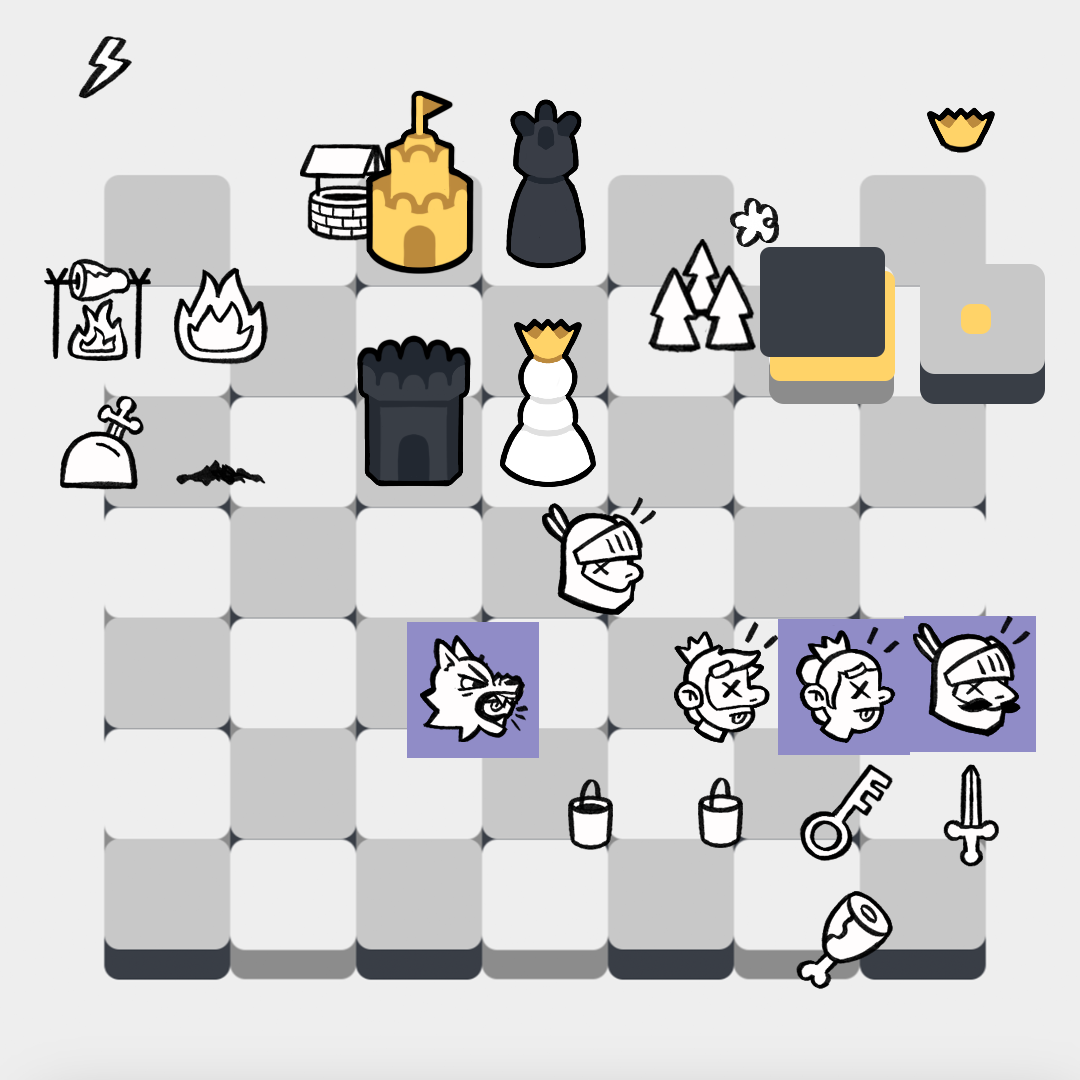
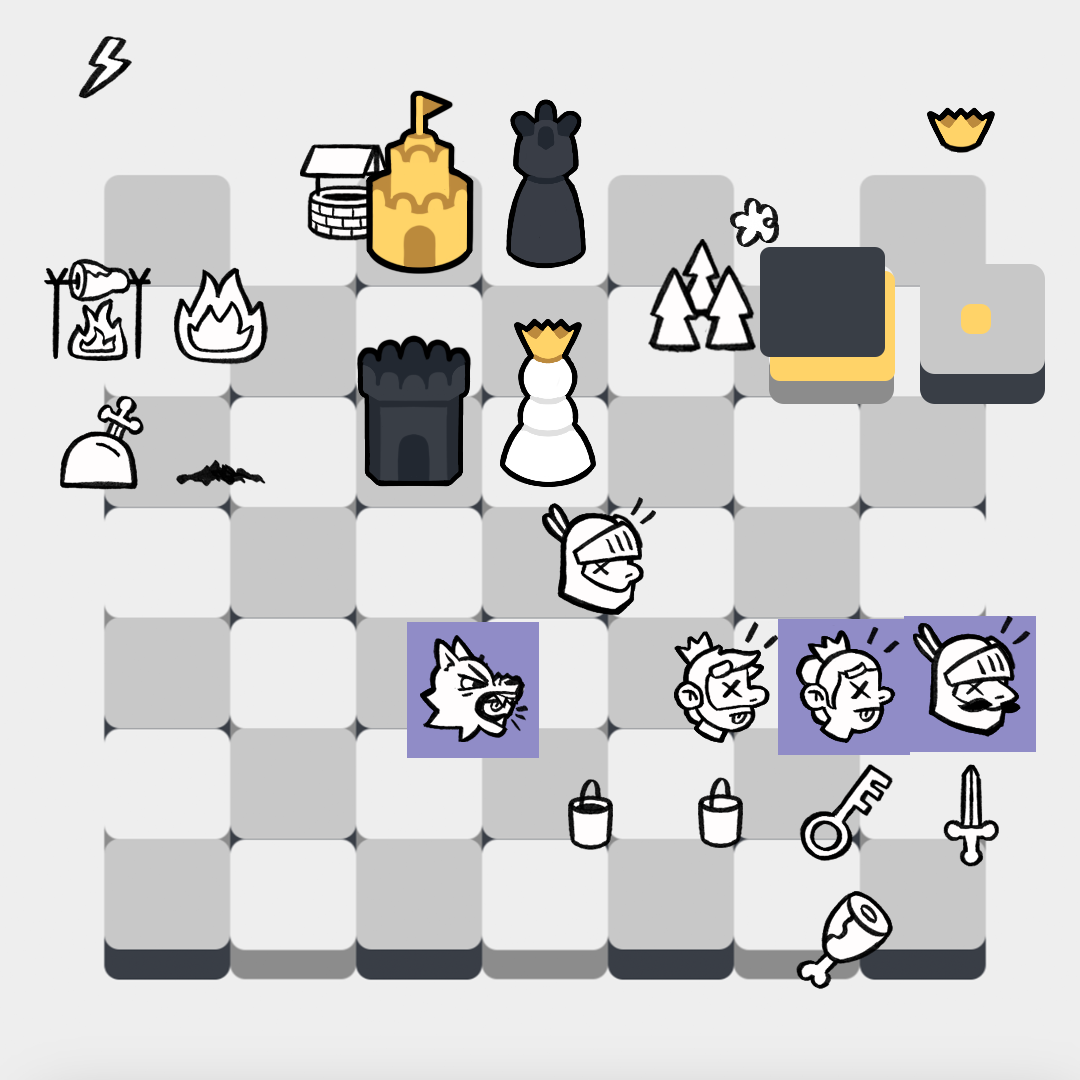
Two versions of the same layered image (1080x1080). Layer-by-layer changes:
painted on "Ebene 193" over [399, 90, 420, 140]
